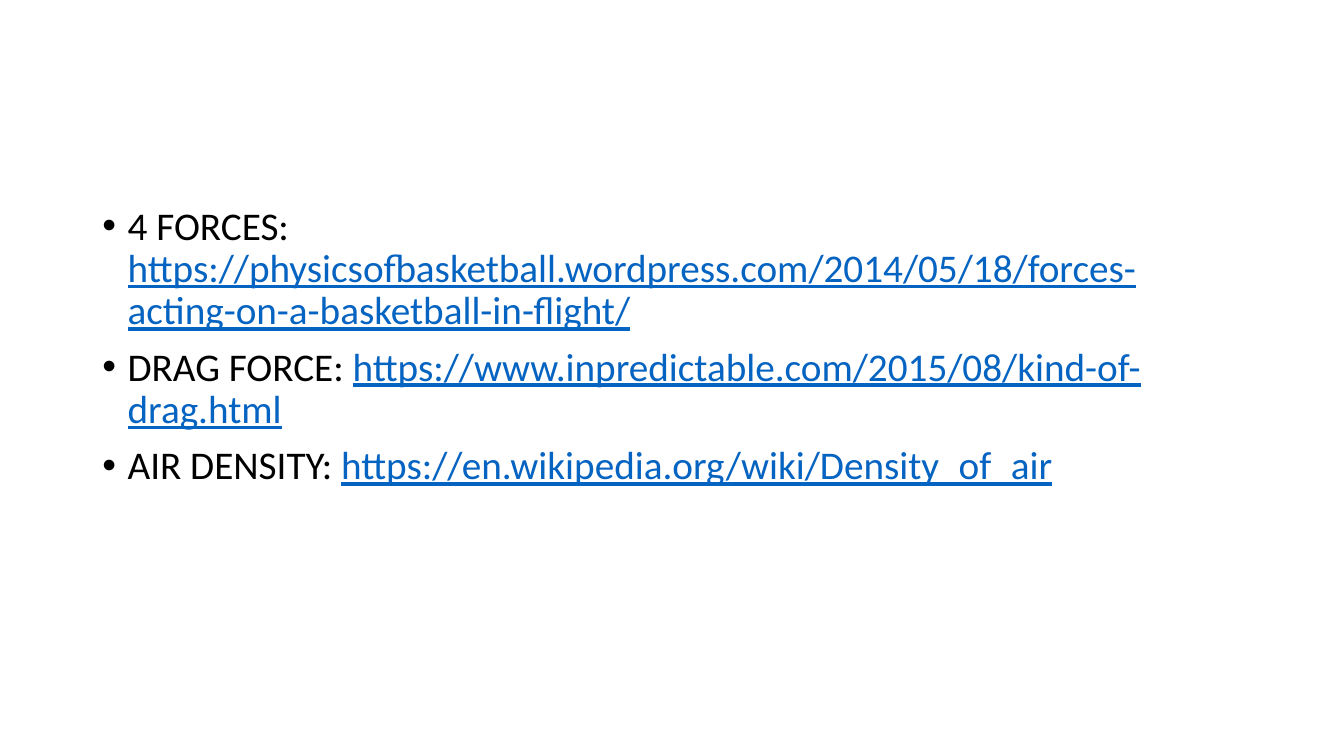
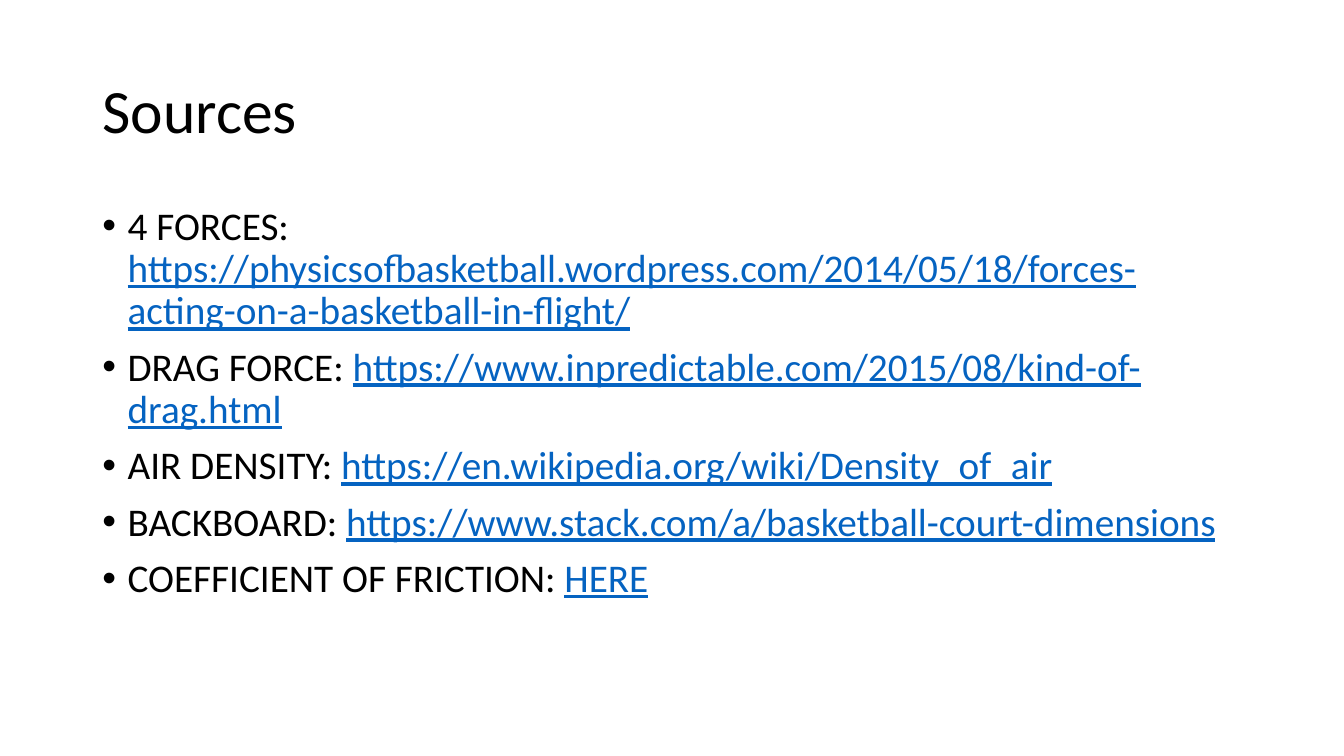
Before and after one commit to cawelch/hoop-never-misses, a slide deck: slide 7 of Weekly Presentations/Week1.pptx (slide 2 before the commit). Drawn at 1344x756 pixels with LibreOffice and Linux fonts; fonts in the diff are those of the drawing. Boxes give left, top, right and bottom in pixels: in the first picture for what was removed or moved away, otherwise in the second. Text is boxed around its words. In the diff, an @@ line names an element or a change of style, - is before the commit and + after.

```diff
--- a/Weekly Presentations/Week1.pptx
+++ b/Weekly Presentations/Week1.pptx
@@ title added at bbox=[102, 93, 296, 134], 44 pt, text #000000 @@
+Sources
@@ text at bbox=[128, 508, 1215, 598]: paragraphs added @@
+• BACKBOARD: https://www.stack.com/a/basketball-court-dimensions
+• COEFFICIENT OF FRICTION: HERE
```
Also in this commit, not shown: 6 slides added, 1 slide removed, 1 other file.
